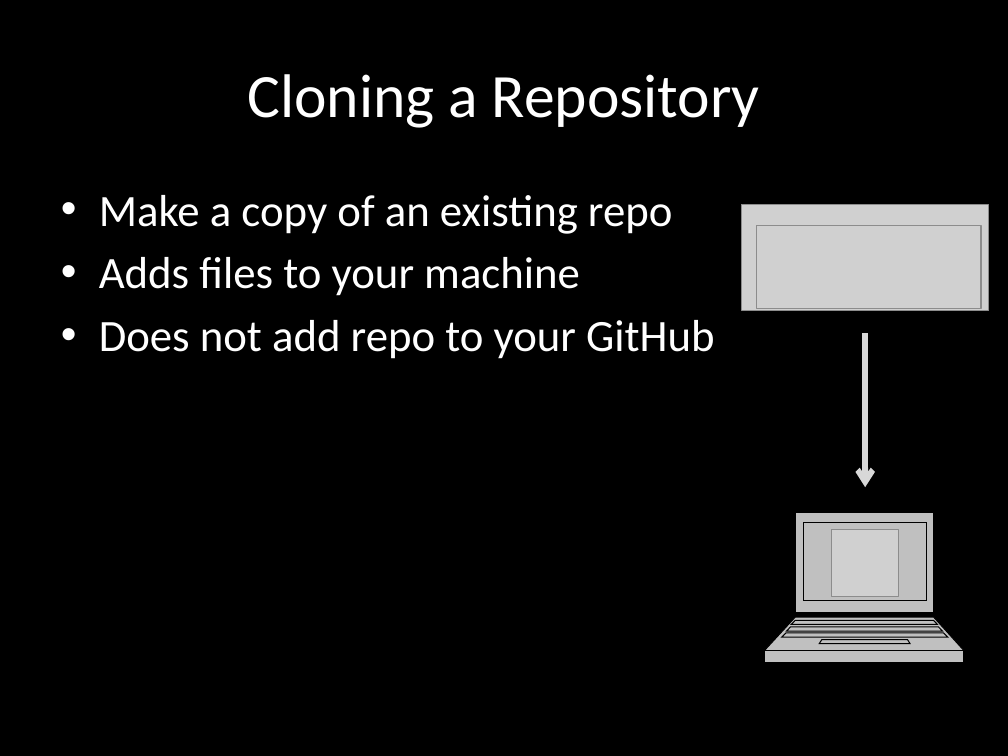
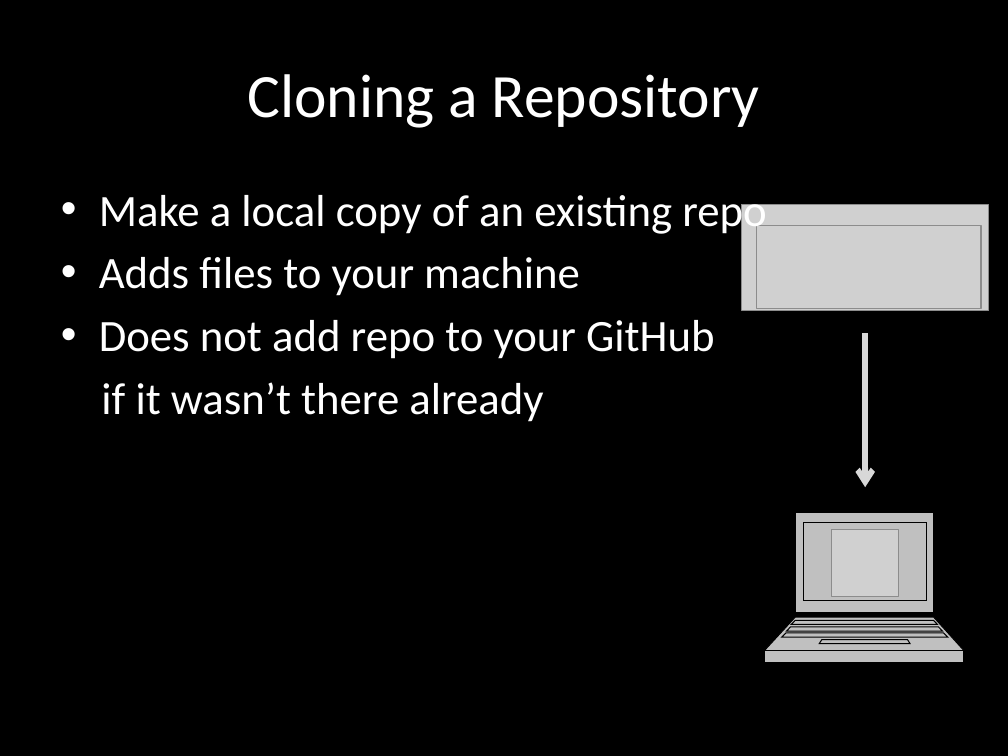
Before and after one commit to vgdev/git-guide, a slide deck: slide 33 of Git.pptx (slide 30 before the commit). Drawn at 1008x756 pixels with LibreOffice and Linux fonts; fonts in the diff are those of the drawing; grey boxes stand for pictures. Boxes give left, top, right and bottom in pixels: in the first picture for what was removed or moved away, otherwise in the second. Text is boxed around its words. In the diff, an @@ line names an element or a change of style, - is before the commit and + after.

```diff
--- a/Git.pptx
+++ b/Git.pptx
@@ text at bbox=[99, 195, 767, 238]: text changed @@
-• Make a copy of an existing repo
+• Make a local copy of an existing repo
@@ text at bbox=[101, 382, 543, 422]: paragraph added @@
+if it wasn’t there already
```
Also in this commit, not shown: 6 other slides changed, 13 slides added.
